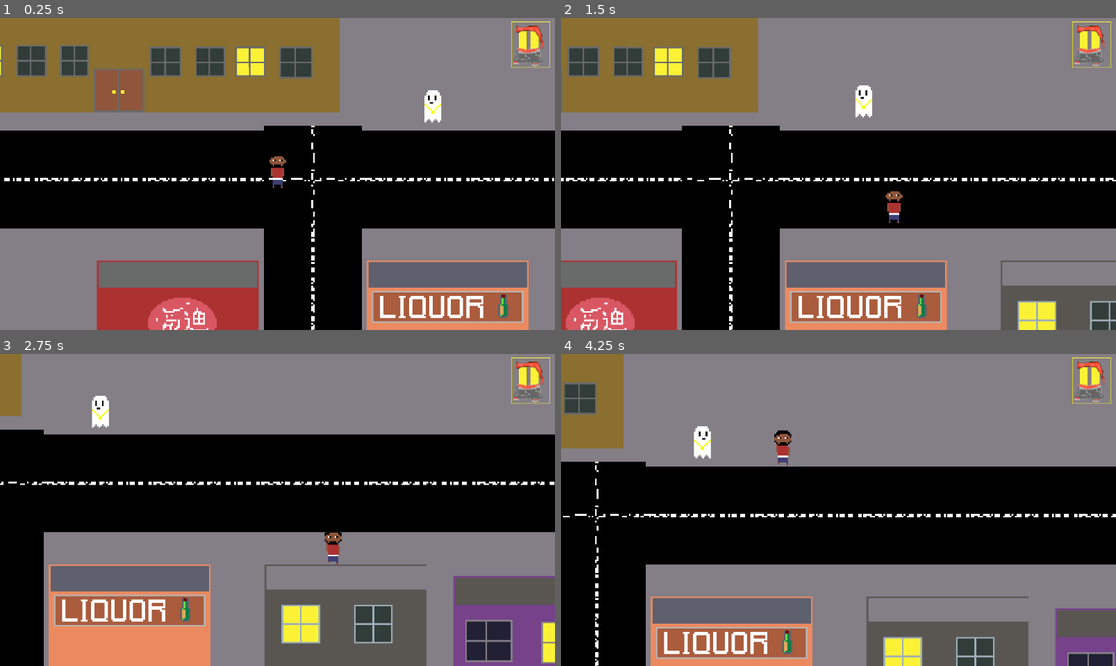
Above: before the commit, frames 1-4 (two rows, left to right).
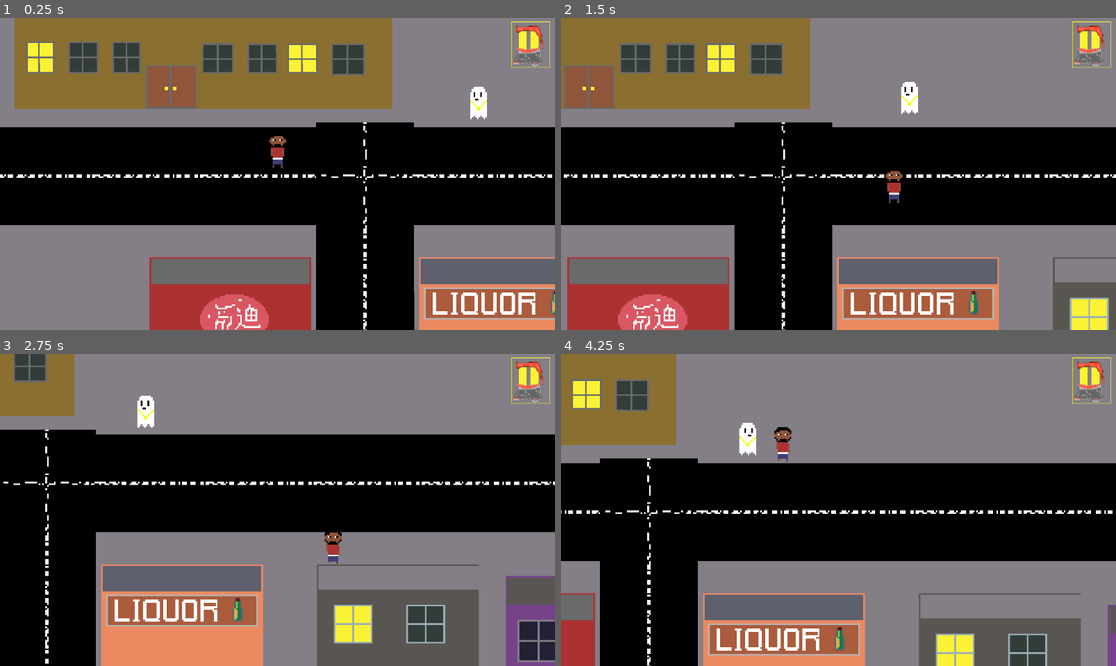
Above: after the commit, the same moments.

Repository: d0if/hood-rpg
Game: Godot game, scene res://Scenes/world.tscn
Same seed, same stepped clock (60 frames per second), same inputs: the game is played once before the commit and once after it. This scene is started directly instead of the project's main scene.
Inputs:
- Up to frame 1 (0.25 s): no input
- Up to frame 2 (1.5 s): hold Right (ui_right) 0.53-1.28 s; hold Shift 0.53-1.28 s; hold Down (ui_down) from 1.28 s (still down); tap Shift at 1.35 s
- Up to frame 3 (2.75 s): release Down (ui_down) at 2.03 s; hold Right (ui_right) from 2.03 s (still down); hold Shift from 2.03 s (still down)
- Up to frame 4 (4.25 s): release Right (ui_right) at 2.78 s; release Shift at 2.78 s; hold Up (ui_up) 2.78-3.53 s; tap Shift at 2.85 s; hold Left (ui_left) from 3.53 s (still down); hold Shift from 3.53 s (still down)

The runs differ from the first frame. In frame 1, 30% of the frame differs, in the area x 0-100%, y 0-100%; in frame 2, 28%; in frame 3, 21%; in frame 4, 24%.

Commit message:
2025 HOODRG

Diff:
--- a/Godot/Scenes/world.tscn
+++ b/Godot/Scenes/world.tscn
@@ -9,8 +9,11 @@
 [ext_resource type="Texture2D" uid="uid://bq1evcv3hya6p" path="res://Art/buildings/Chingy ding ding resturant.png" id="5_21mhy"]
 [ext_resource type="Texture2D" uid="uid://dnigx7h3jcyqx" path="res://Art/buildings/Brown Building.png" id="5_fbl88"]
 [ext_resource type="Texture2D" uid="uid://cdfg75qrvuyl8" path="res://Art/buildings/Liquor Store.png" id="6_7ocl3"]
+[ext_resource type="Texture2D" uid="uid://drqekbi43l2p7" path="res://Art/buildings/Wizard tower.png" id="6_8u38a"]
 [ext_resource type="Texture2D" uid="uid://dihjeksovr8s6" path="res://Art/buildings/duplex.png" id="6_n4tum"]
+[ext_resource type="Texture2D" uid="uid://dkbxcpvmt6fd3" path="res://Art/buildings/JAIL.png" id="7_3kbuv"]
 [ext_resource type="Texture2D" uid="uid://bwe0urjfqtnu0" path="res://Art/buildings/gas station.png" id="7_niwnk"]
+[ext_resource type="Texture2D" uid="uid://b8c65grwgp3i8" path="res://Art/buildings/Crack House.png" id="8_6gjx8"]
 [ext_resource type="Texture2D" uid="uid://bcqnmddm2gkiv" path="res://Art/buildings/grey building.png" id="8_we15j"]
 [ext_resource type="Texture2D" uid="uid://cbcrn78oaplqu" path="res://Art/buildings/Fencing Border/Fences.png" id="11_bb1ip"]
 [ext_resource type="Texture2D" uid="uid://77j8cncg2aem" path="res://Art/buildings/Gun store.png" id="12_trkw0"]
@@ -75,6 +78,27 @@
 1:1/0/physics_layer_0/angular_velocity = 0.0
 1:1/0/physics_layer_0/polygon_0/points = PackedVector2Array(-47.7297, -47.8181, 47.7297, -47.9949, 48.0833, 21.6551, -48.0833, 22.3623)
 
+[sub_resource type="TileSetAtlasSource" id="TileSetAtlasSource_keans"]
+texture = ExtResource("6_8u38a")
+1:1/size_in_atlas = Vector2i(6, 14)
+1:1/0 = 0
+1:1/0/physics_layer_0/linear_velocity = Vector2(0, 0)
+1:1/0/physics_layer_0/angular_velocity = 0.0
+
+[sub_resource type="TileSetAtlasSource" id="TileSetAtlasSource_6w6sv"]
+texture = ExtResource("7_3kbuv")
+1:1/size_in_atlas = Vector2i(6, 6)
+1:1/0 = 0
+1:1/0/physics_layer_0/linear_velocity = Vector2(0, 0)
+1:1/0/physics_layer_0/angular_velocity = 0.0
+
+[sub_resource type="TileSetAtlasSource" id="TileSetAtlasSource_gt5lc"]
+texture = ExtResource("8_6gjx8")
+1:1/size_in_atlas = Vector2i(6, 6)
+1:1/0 = 0
+1:1/0/physics_layer_0/linear_velocity = Vector2(0, 0)
+1:1/0/physics_layer_0/angular_velocity = 0.0
+
 [sub_resource type="TileSetAtlasSource" id="TileSetAtlasSource_fcsrs"]
 texture = ExtResource("6_n4tum")
 0:1/size_in_atlas = Vector2i(8, 7)
@@ -161,6 +185,9 @@
 sources/9 = SubResource("TileSetAtlasSource_jun6y")
 sources/0 = SubResource("TileSetAtlasSource_pk4bp")
 sources/2 = SubResource("TileSetAtlasSource_fcsrs")
+sources/13 = SubResource("TileSetAtlasSource_keans")
+sources/14 = SubResource("TileSetAtlasSource_6w6sv")
+sources/15 = SubResource("TileSetAtlasSource_gt5lc")
 
 [sub_resource type="RectangleShape2D" id="RectangleShape2D_3nr5l"]
 size = Vector2(30, 26)
@@ -178,9 +205,10 @@
 size = Vector2(16, 13)
 
 [node name="world" type="Node2D"]
+position = Vector2(-3, -2)
 
 [node name="TileMap" type="TileMap" parent="."]
-position = Vector2(1, 12)
+position = Vector2(5, 12)
 tile_set = SubResource("TileSet_ka7qy")
 format = 2
 layer_0/name = "ground"
@@ -190,10 +218,10 @@
 layer_2/name = "ysort"
 layer_2/tile_data = PackedInt32Array()
 layer_3/name = "Buildings"
-layer_3/tile_data = PackedInt32Array(8, 65539, 0, 786441, 65 …(185 unchanged characters)… 543, 1, 1507364, 65536, 0, 1572872, 2, 1)
+layer_3/tile_data = PackedInt32Array(8, 65539, 0, 786441, 65 …(185 unchanged characters)… 543, 1, 1507364, 65536, 0, 1572872, 2, 1, 786499, 65551, 1, 2293768, 65550, 1, 1835075, 65549, 1)
 
 [node name="Player" parent="." instance=ExtResource("4_h6q1r")]
-position = Vector2(212, 111)
+position = Vector2(185, 101)
 
 [node name="Apartment_transition_point" type="Area2D" parent="."]
 visible = false
Binary file added: Godot/Art/buildings/Crack House.png
Not shown, added: Godot/Art/buildings/Crack House.png.import
Binary file added: Godot/Art/buildings/JAIL.png
Not shown, added: Godot/Art/buildings/JAIL.png.import
Binary file added: Godot/Art/buildings/Wizard tower.png
Not shown, added: Godot/Art/buildings/Wizard tower.png.import
Not shown: 1 places in Godot/Scenes/world.tscn that only renumber resources
Not shown, added: Art/CLOCK/Clock sprites.png
Not shown, added: Art/buildings/Crack House.png
Not shown, added: Art/buildings/JAIL.png
Not shown, added: Art/buildings/Wizard tower.png
